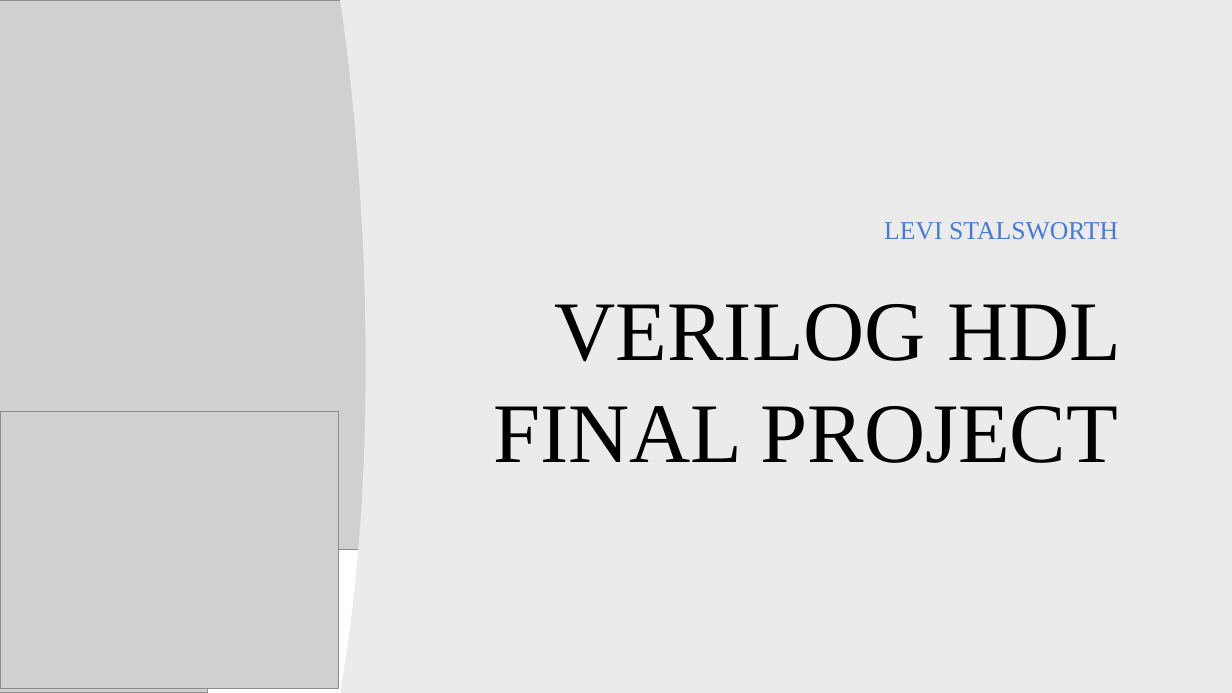
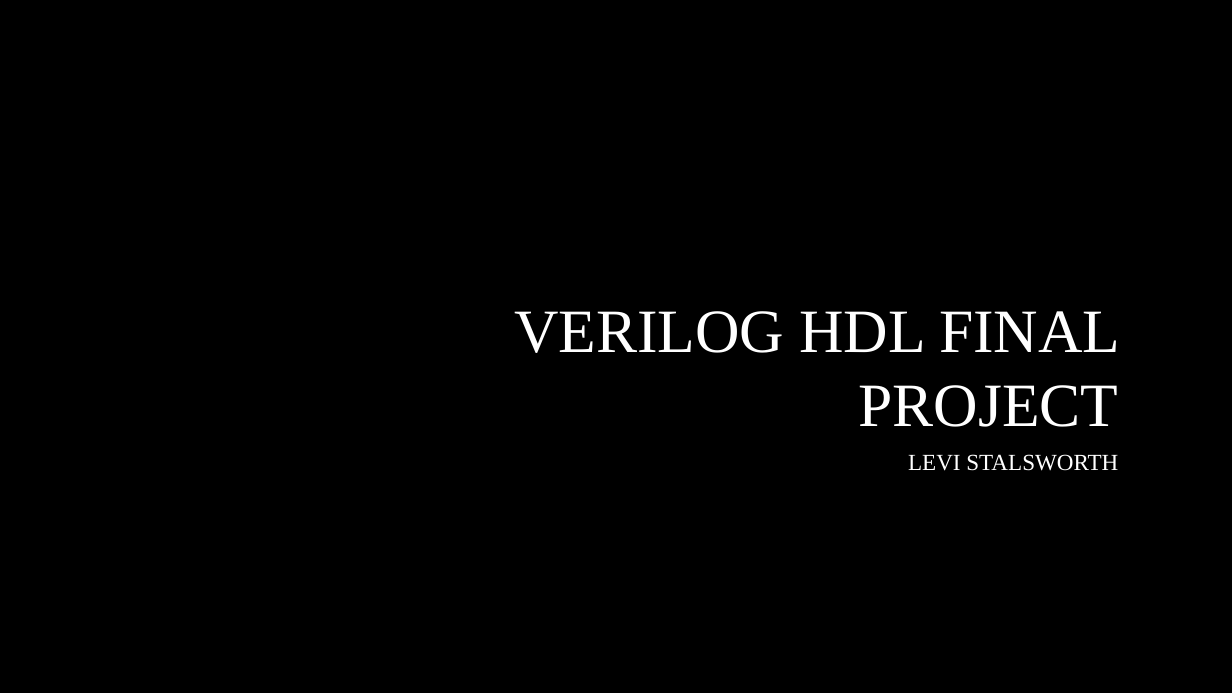
Before and after one commit to leviathansun/SystemVerilogMatrixMultiplicationExecutionEngine, a slide deck: slide 1 of LTS25HDLPresentation.pptx. Drawn at 1232x693 pixels with LibreOffice and Linux fonts; fonts in the diff are those of the drawing; grey boxes stand for pictures; background and template pictures are left out. Boxes give left, top, right and bottom in pixels: in the first picture for what was removed or moved away, otherwise in the second. Text is boxed around its words. In the diff, an @@ line names an element or a change of style, - is before the commit and + after.

```diff
--- a/LTS25HDLPresentation.pptx
+++ b/LTS25HDLPresentation.pptx
@@ picture removed at [0,0,978,550] @@
@@ freeform shape removed at [338,0,1232,693] @@
@@ title "VERILOG HDL FINAL PROJECT": place and size @@
-title "VERILOG HDL FINAL PROJECT" at [493,304,1121,463]
+title "VERILOG HDL FINAL PROJECT" at [514,311,1120,427]
@@ title "VERILOG HDL FINAL PROJECT" at [514,311,1120,427]: size 66 to 48 pt, text colour #000000 to #FFFFFF; vertical alignment top to bottom @@
@@ picture removed at [0,411,338,689] @@
@@ subtitle "LEVI STALSWORTH": place and size @@
-subtitle "LEVI STALSWORTH" at [884,222,1118,240]
+subtitle "LEVI STALSWORTH" at [908,454,1118,471]
@@ subtitle "LEVI STALSWORTH" at [908,454,1118,471]: size 20 to 18 pt, text colour #477BD1 to #FFFFFF; vertical alignment bottom to top @@
@@ picture removed at [0,541,208,693] @@
```
Also in this commit, not shown: 6 other slides changed, 18 other files.
